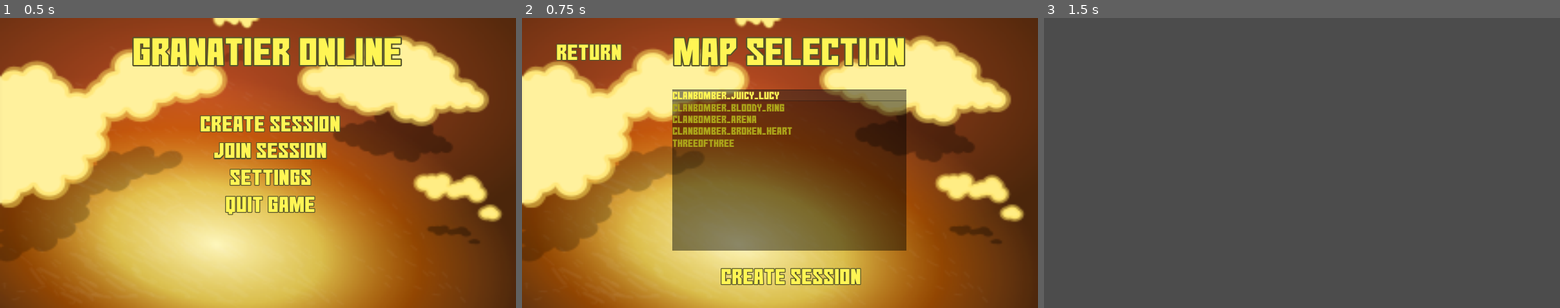
Above: before the commit, frames 1-3 (left to right).
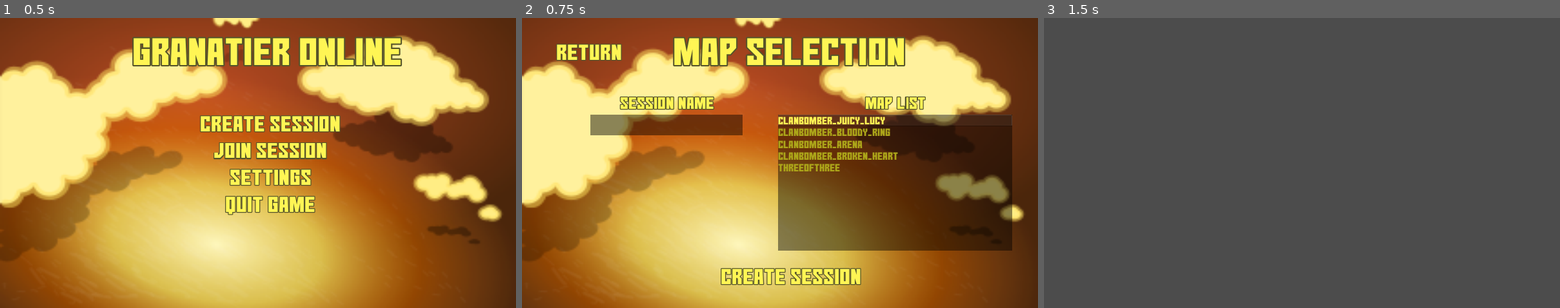
Above: after the commit, the same moments.

Repository: mrhappyhof/soulThieves
Game: Godot game, scene res://scenes/MainMenu.tscn
Two runs of this game, one before a commit and one after it. Both use one fixed random seed, a clock stepped at 60 frames per second and the inputs below.
Inputs:
- Up to frame 1 (0.5 s): no input
- Up to frame 2 (0.75 s): click "Create Session" at 0.5 s
- Up to frame 3 (1.5 s): click "Create Session" at 1.25 s

Frame 1 is identical in both runs. In frame 2, 27% of the frame differs, in the area x 13-95%, y 24-81%; in frame 3, nothing differs.

Commit message:
Upgraded the map selection

Diff:
--- a/GranatierClient/scenes/MapSelection.tscn
+++ b/GranatierClient/scenes/MapSelection.tscn
@@ -25,6 +25,21 @@
 [sub_resource type="StyleBoxFlat" id=6]
 bg_color = Color( 0, 0, 0, 1 )
 draw_center = false
+
+[sub_resource type="DynamicFont" id=9]
+size = 60
+outline_size = 3
+outline_color = Color( 0.333333, 0.329412, 0.164706, 1 )
+font_data = ExtResource( 2 )
+
+[sub_resource type="DynamicFont" id=10]
+size = 60
+outline_size = 2
+outline_color = Color( 0.333333, 0.329412, 0.164706, 1 )
+font_data = ExtResource( 2 )
+
+[sub_resource type="StyleBoxFlat" id=11]
+bg_color = Color( 0, 0, 0, 0.45098 )
 
 [sub_resource type="DynamicFont" id=7]
 size = 40
@@ -68,10 +83,44 @@
 enabled_focus_mode = 0
 text = "Return"
 
+[node name="SessionNameLabel" type="Label" parent="."]
+margin_left = 101.0
+margin_top = 283.0
+margin_right = 977.0
+margin_bottom = 358.0
+grow_horizontal = 2
+custom_colors/font_color = Color( 1, 0.964706, 0.333333, 1 )
+custom_fonts/font = SubResource( 9 )
+text = "Session Name"
+align = 1
+
+[node name="SessionName" type="LineEdit" parent="."]
+margin_left = 254.0
+margin_top = 360.0
+margin_right = 822.0
+margin_bottom = 437.0
+custom_colors/selection_color = Color( 1, 0.964706, 0.333333, 1 )
+custom_colors/font_color = Color( 1, 0.964706, 0.333333, 1 )
+custom_fonts/font = SubResource( 10 )
+custom_styles/normal = SubResource( 11 )
+max_length = 18
+context_menu_enabled = false
+
+[node name="MapListLabel" type="Label" parent="."]
+margin_left = 953.0
+margin_top = 283.0
+margin_right = 1829.0
+margin_bottom = 358.0
+grow_horizontal = 2
+custom_colors/font_color = Color( 1, 0.964706, 0.333333, 1 )
+custom_fonts/font = SubResource( 9 )
+text = "Map List"
+align = 1
+
 [node name="MapList" type="ItemList" parent="."]
-margin_left = 560.0
-margin_top = 267.0
-margin_right = 1430.0
+margin_left = 953.0
+margin_top = 360.0
+margin_right = 1823.0
 margin_bottom = 867.0
 custom_colors/guide_color = Color( 0, 0, 0, 0 )
 custom_colors/font_color_selected = Color( 1, 0.964706, 0.333333, 1 )
--- a/GranatierClient/scripts/MapSelection.gd
+++ b/GranatierClient/scripts/MapSelection.gd
@@ -5,11 +5,11 @@
 export var mainMenu = "res://scenes/MainMenu.tscn"
 export var world = "res://scenes/World.tscn"
 
-signal map(map_name)
+signal session(session_name, map_name)
 
 var selectedItem
 
-# Called when the node enters the scene tree for the first time.
+# Load the map files from the directory
 func _ready():
 	var label
 	var dir = Directory.new()
@@ -18,6 +18,7 @@
 
 	var file_name = dir.get_next()
 
+	# Load every map and cut of the file extension
 	while file_name != "":
 		if !dir.current_is_dir():
 			file_name.erase(file_name.length() - 4, 4)
@@ -45,11 +46,11 @@
 func _on_Return_pressed():
 	load_scene(mainMenu)
 
-
+# Update the selected map from the list
 func _on_MapList_item_selected(index):
 	selectedItem = $MapList.get_item_text(index)
 
-# Emit signal with the map name, then load the world scene
+# Emit signal with the session and the map name, then load the world scene
 func _on_CreateSession_pressed():
-	emit_signal("map", selectedItem)
+	emit_signal("session", $SessionName.text, selectedItem)
 	load_scene(world)
Not shown: 1 places in GranatierClient/scenes/MapSelection.tscn that only renumber resources
